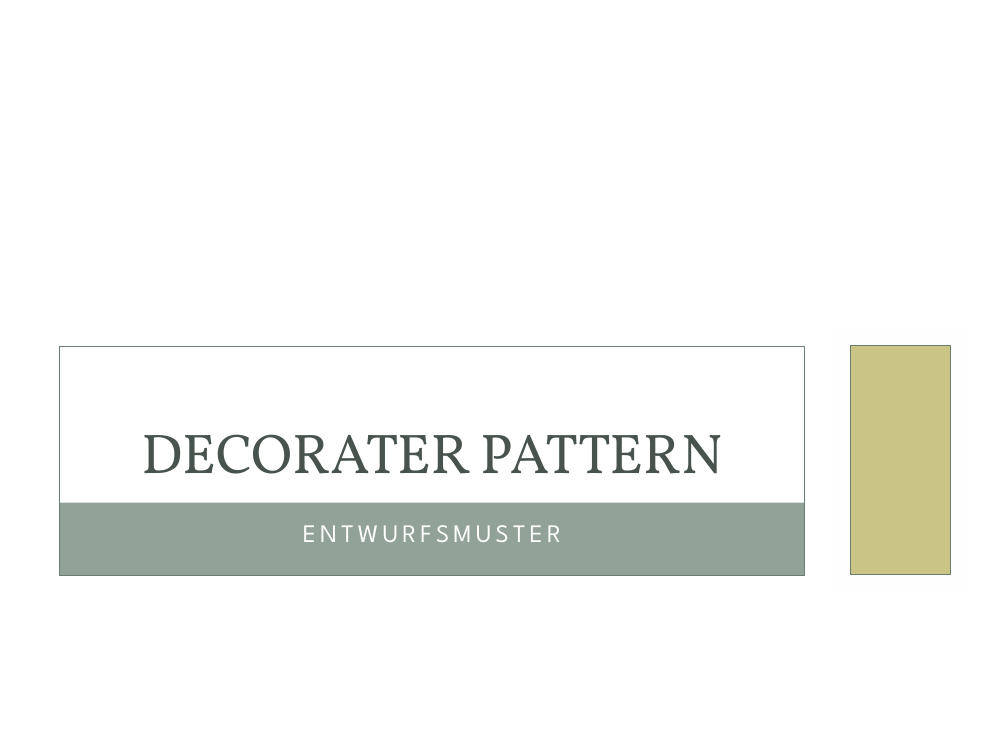
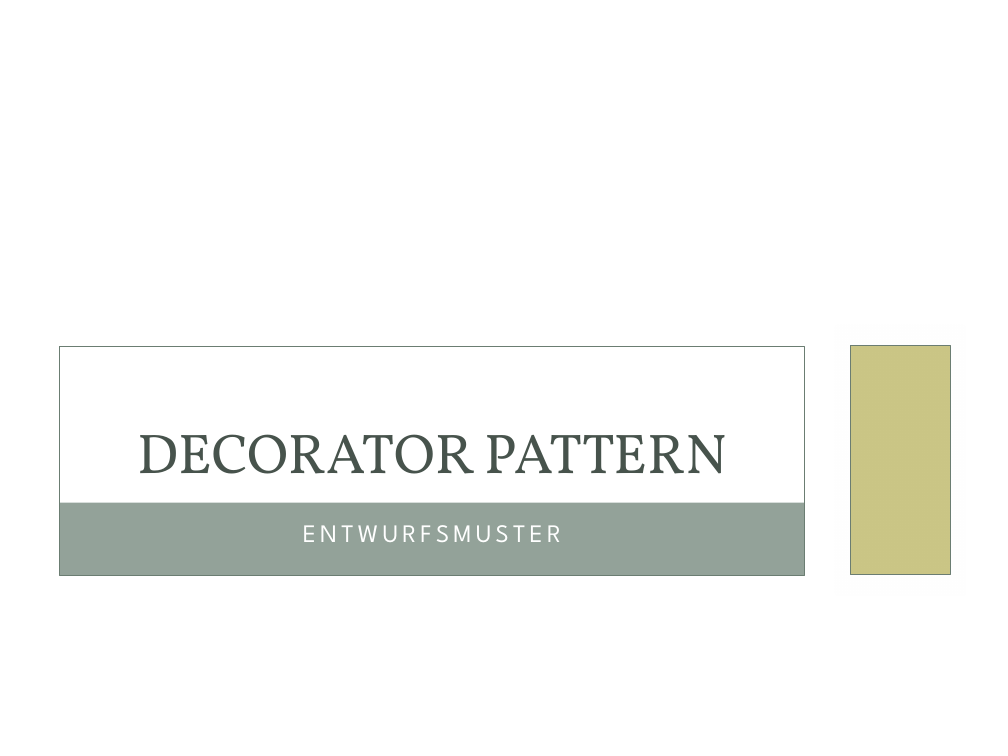
Before and after one commit to lightstalker89/MIT_SAD, a slide deck: slide 1 of 3nd_sem/SA/murrent/Decorater Pattern.pptx. Drawn at 1008x756 pixels with LibreOffice and Linux fonts; fonts in the diff are those of the drawing; background and template pictures are left out. Boxes give left, top, right and bottom in pixels: in the first picture for what was removed or moved away, otherwise in the second. Text is boxed around its words. In the diff, an @@ line names an element or a change of style, - is before the commit and + after.

```diff
--- a/3nd_sem/SA/murrent/Decorater Pattern.pptx
+++ b/3nd_sem/SA/murrent/Decorater Pattern.pptx
@@ title at (137, 434, 727, 474): text changed @@
-DECORATER PATTERN
+DECORATOR PATTERN
```
Also in this commit, not shown: 4 other slides changed, 2 slides added, 1 slide removed.
